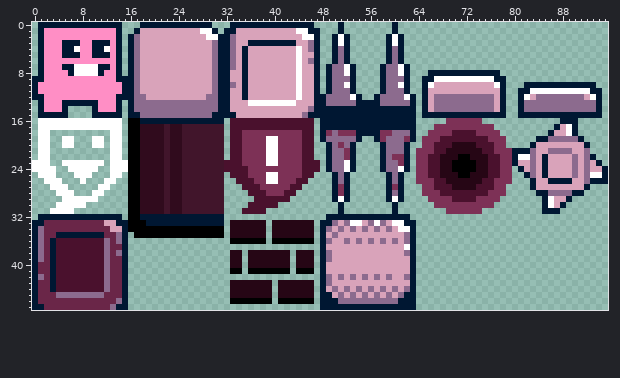
Two states of a sprite sheet, atlas.png. That is the earlier state.
The file is 96x48 pixels. Colours within 5 levels of each other are drawn and written as one.
After the commit:
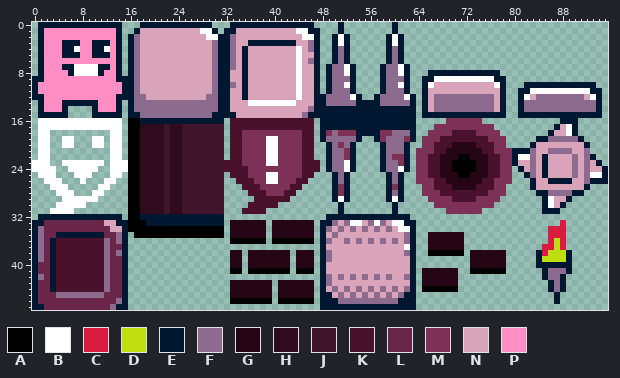
Palette (. is transparent): A #000000  B #ffffff  C #d81b3f  D #bede10  E #001732  F #8c6b8e  G #260615  H #300b1d  J #41152b  K #4a112d  L #6a2648  M #7d3156  N #d9a3ba  P #ff8ec5
From old to new:
y 33: x 88 . -> C
y 34: x 86..88 ... -> CCC
y 35: x 66..71 ...... -> GGGGGG; x 86..88 ... -> CCC
y 36: x 66..71 ...... -> GGGGGG; x 86..88 ... -> CDC
y 37: x 66..71 ...... -> GGGGGG; x 85..88 .... -> CCDC
y 38: x 66..71 ...... -> AAAAAA; x 73..78 ...... -> GGGGGG; x 84..89 ...... -> ECDDDE
y 39: x 73..78 ...... -> GGGGGG; x 84..89 ...... -> EDDDDE
y 40: x 73..78 ...... -> GGGGGG; x 84..89 ...... -> EEEEEE
y 41: x 65..70 ...... -> GGGGGG; x 73..78 ...... -> AAAAAA; x 85..89 ..... -> EFFFE
y 42: x 65..70 ...... -> GGGGGG; x 85..88 .... -> EFFE
y 43: x 65..70 ...... -> GGGGGG; x 86..88 ... -> EFE
y 44: x 65..70 ...... -> AAAAAA; x 86..88 ... -> EFE
y 45..46: x 87 . -> E
Changed places in both pictures, as pixel boxes (x1, y1, x2, y2):
added: (536, 220, 572, 304)
added: (422, 232, 506, 292)
